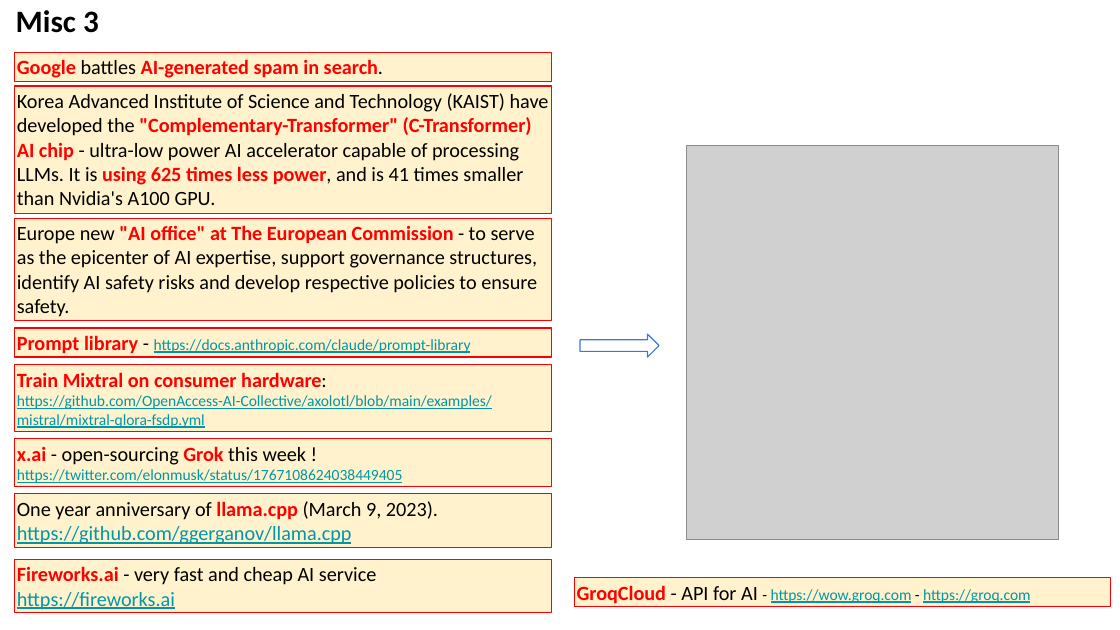
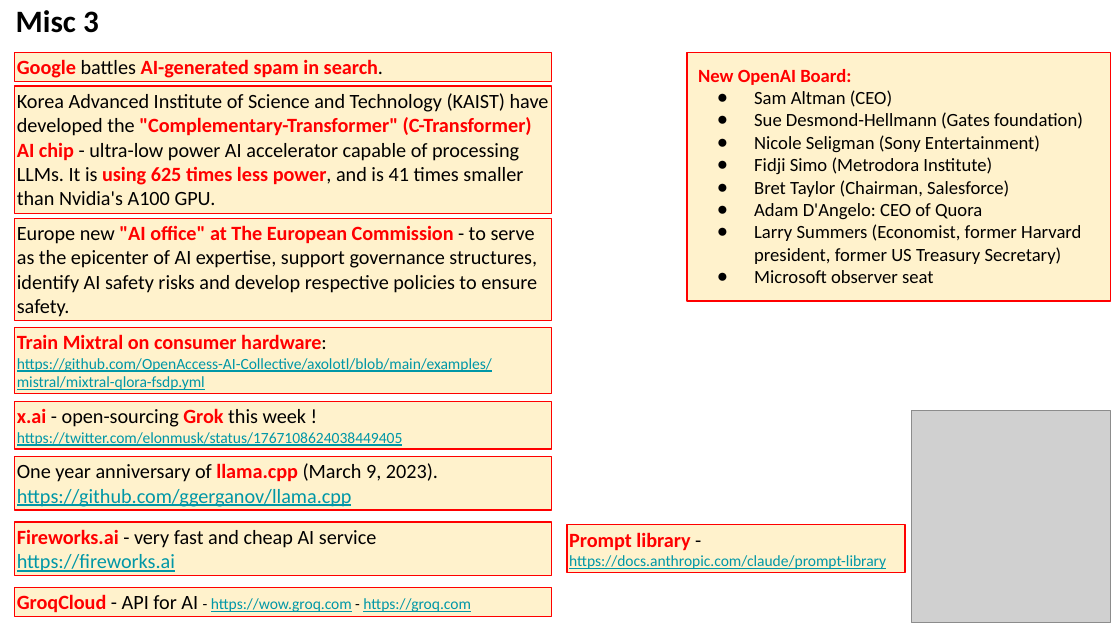
Before and after one commit to lselector/seminar, a slide deck: slide 8 of 2024/2024-03-15-AI-Updates.pptx (slide 6 before the commit). Drawn at 1120x630 pixels with LibreOffice and Linux fonts; fonts in the diff are those of the drawing; grey boxes stand for pictures. Boxes give left, top, right and bottom in pixels: in the first picture for what was removed or moved away, otherwise in the second. Text is boxed around its words. In the diff, an @@ line names an element or a change of style, - is before the commit and + after.

```diff
--- a/2024/2024-03-15-AI-Updates.pptx
+++ b/2024/2024-03-15-AI-Updates.pptx
@@ rectangle added at (x1=687, y1=53, x2=1111, y2=301), fill #FFF2CC, outline #FF0000 0.75 pt, 12 pt, text #000000 @@
+New OpenAI Board:
+● Sam Altman (CEO)
+● Sue Desmond-Hellmann (Gates foundation)
+● Nicole Seligman (Sony Entertainment)
+● Fidji Simo (Metrodora Institute)
+● Bret Taylor (Chairman, Salesforce)
+● Adam D'Angelo: CEO of Quora
+● Larry Summers (Economist, former Harvard president, former US Treasury Secretary)
+● Microsoft observer seat
@@ picture removed at (x1=687, y1=146, x2=1058, y2=540) @@
@@ right arrow removed at (x1=580, y1=334, x2=660, y2=357) @@
@@ rectangle "x.ai - open-sourcing Grok this ..." moved from (x1=15, y1=439, x2=551, y2=487) to (x1=15, y1=401, x2=551, y2=449) @@
@@ picture added at (x1=912, y1=411, x2=1111, y2=623) @@
@@ 3 rectangles moved together from (x1=15, y1=364, x2=551, y2=613) to (x1=15, y1=327, x2=551, y2=576) @@
@@ rectangle "Prompt library - https://docs.anthropic.com/claude/prompt-li ..." resized from (x1=15, y1=328, x2=551, y2=357) to (x1=567, y1=525, x2=905, y2=573) @@
@@ rectangle "GroqCloud - API for AI ..." moved from (x1=575, y1=578, x2=1111, y2=607) to (x1=15, y1=588, x2=551, y2=617) @@
```
Also in this commit, not shown: 10 other slides changed, 1 slide added.
